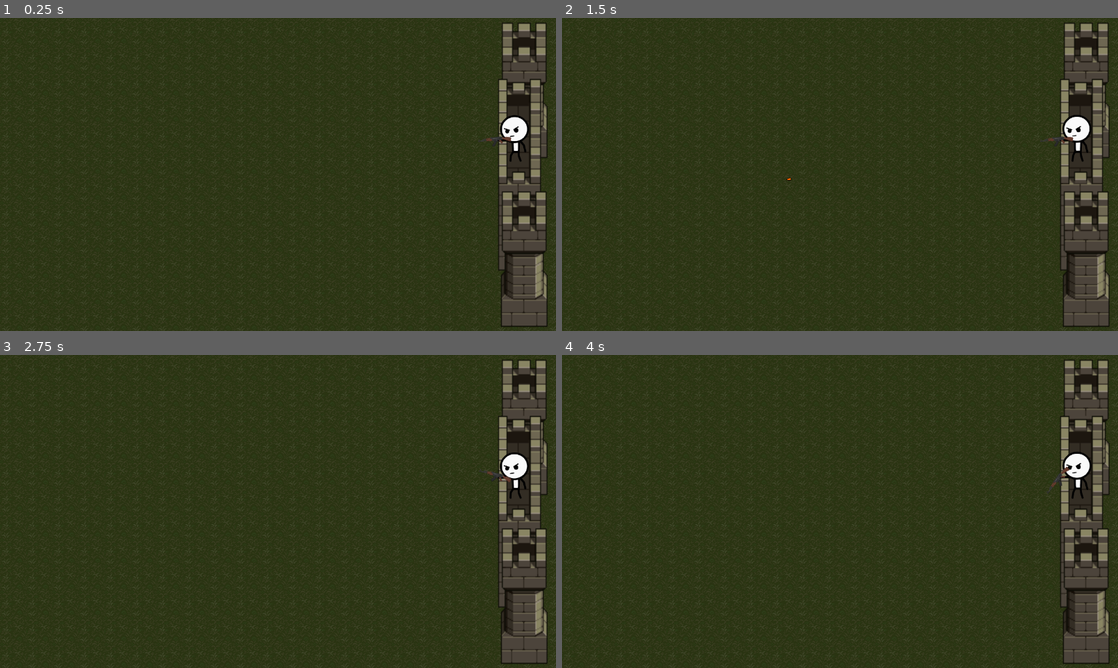
Above: before the commit, frames 1-4 (two rows, left to right).
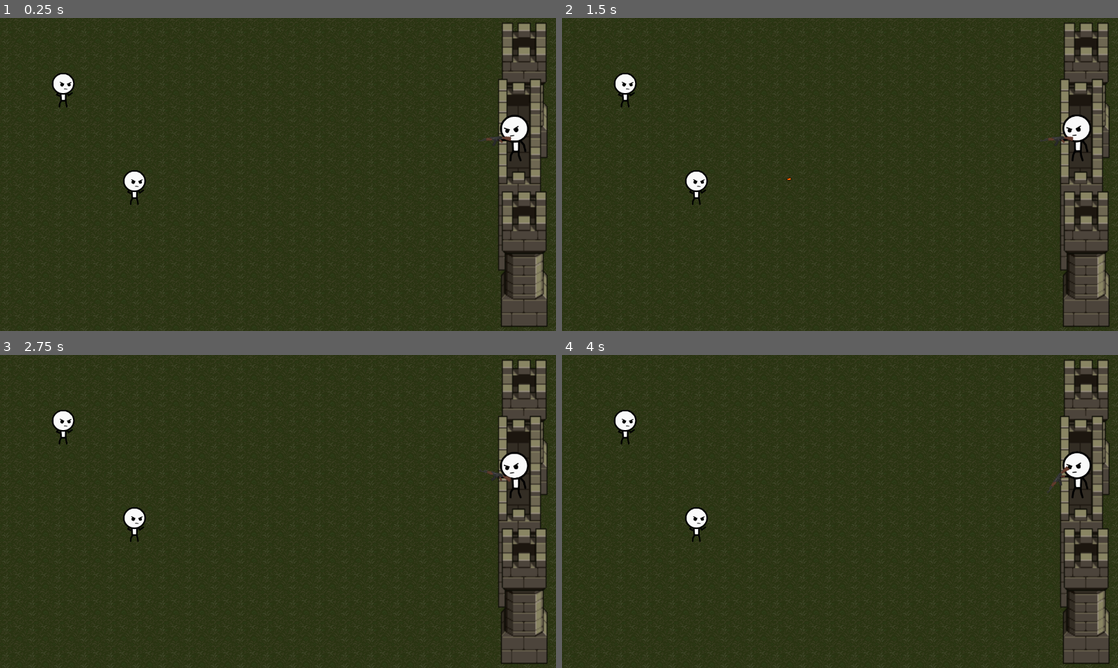
Above: after the commit, the same moments.

Repository: J-R2/stickman_fortress
Game: Godot game, scene res://scenes/main.tscn
The game is run twice, just before and just after one commit, with the same random seed, the same clock (stepped at 60 frames per second) and the same inputs. The project has no main scene, so this scene is started directly.
Inputs (mouse positions are in pixels of both pictures, inside the frame that each line leads up to):
- Up to frame 1 (0.25 s): no input
- Up to frame 2 (1.5 s): tap Enter at 0.5 s; move the mouse to (962, 158) at 0.52 s; click (962, 158) at 0.6 s; move the mouse to (728, 190) at 1.27 s; click (728, 190) at 1.35 s
- Up to frame 3 (2.75 s): move the mouse to (333, 442) at 2.02 s; click (333, 442) at 2.1 s
- Up to frame 4 (4 s): move the mouse to (812, 574) at 2.77 s; click (812, 574) at 2.85 s; move the mouse to (1006, 558) at 3.52 s; click (1006, 558) at 3.6 s

The runs differ from the first frame. In frame 1, 0.6% of the frame differs, in the area x 9-95%, y 17-60%; in frame 2, 0.6%; in frame 3, 0.6%; in frame 4, 0.6%.

Commit message:
started working on enemy scene

Diff:
--- /dev/null
+++ b/scenes/enemy_scene/enemy.tscn
@@ -0,0 +1,277 @@
+[gd_scene load_steps=40 format=3 uid="uid://bcqm2s3iftpo4"]
+
+[ext_resource type="Texture2D" uid="uid://cmj0g63kda5mu" path="res://scenes/enemy_scene/art/enemy_death.png" id="1_5mwgy"]
+[ext_resource type="Texture2D" uid="uid://rvyb8gq3j4a7" path="res://scenes/enemy_scene/art/enemy_hit.png" id="2_y2k3s"]
+[ext_resource type="Texture2D" uid="uid://dcmh5mtv6qovg" path="res://scenes/enemy_scene/art/enemy_idle.png" id="3_4a76o"]
+[ext_resource type="Texture2D" uid="uid://dt0atbq4nyv7s" path="res://scenes/enemy_scene/art/enemy_run.png" id="4_kl0b3"]
+
+[sub_resource type="AtlasTexture" id="AtlasTexture_6v3ar"]
+atlas = ExtResource("1_5mwgy")
+region = Rect2(0, 0, 512, 512)
+
+[sub_resource type="AtlasTexture" id="AtlasTexture_g2mp4"]
+atlas = ExtResource("1_5mwgy")
+region = Rect2(512, 0, 512, 512)
+
+[sub_resource type="AtlasTexture" id="AtlasTexture_dj4b2"]
+atlas = ExtResource("1_5mwgy")
+region = Rect2(1024, 0, 512, 512)
+
+[sub_resource type="AtlasTexture" id="AtlasTexture_c0efy"]
+atlas = ExtResource("1_5mwgy")
+region = Rect2(1536, 0, 512, 512)
+
+[sub_resource type="AtlasTexture" id="AtlasTexture_g23jo"]
+atlas = ExtResource("1_5mwgy")
+region = Rect2(2048, 0, 512, 512)
+
+[sub_resource type="AtlasTexture" id="AtlasTexture_f53rm"]
+atlas = ExtResource("1_5mwgy")
+region = Rect2(2560, 0, 512, 512)
+
+[sub_resource type="AtlasTexture" id="AtlasTexture_k4eh2"]
+atlas = ExtResource("1_5mwgy")
+region = Rect2(3072, 0, 512, 512)
+
+[sub_resource type="AtlasTexture" id="AtlasTexture_giuxb"]
+atlas = ExtResource("1_5mwgy")
+region = Rect2(3584, 0, 512, 512)
+
+[sub_resource type="AtlasTexture" id="AtlasTexture_er3ei"]
+atlas = ExtResource("1_5mwgy")
+region = Rect2(4096, 0, 512, 512)
+
+[sub_resource type="AtlasTexture" id="AtlasTexture_rdsig"]
+atlas = ExtResource("1_5mwgy")
+region = Rect2(4608, 0, 512, 512)
+
+[sub_resource type="AtlasTexture" id="AtlasTexture_n3mfd"]
+atlas = ExtResource("2_y2k3s")
+region = Rect2(1536, 0, 512, 512)
+
+[sub_resource type="AtlasTexture" id="AtlasTexture_qmcft"]
+atlas = ExtResource("2_y2k3s")
+region = Rect2(1024, 0, 512, 512)
+
+[sub_resource type="AtlasTexture" id="AtlasTexture_wv2s8"]
+atlas = ExtResource("2_y2k3s")
+region = Rect2(512, 0, 512, 512)
+
+[sub_resource type="AtlasTexture" id="AtlasTexture_sntmu"]
+atlas = ExtResource("2_y2k3s")
+region = Rect2(0, 0, 512, 512)
+
+[sub_resource type="AtlasTexture" id="AtlasTexture_ui8wg"]
+atlas = ExtResource("2_y2k3s")
+region = Rect2(512, 0, 512, 512)
+
+[sub_resource type="AtlasTexture" id="AtlasTexture_vecme"]
+atlas = ExtResource("2_y2k3s")
+region = Rect2(1024, 0, 512, 512)
+
+[sub_resource type="AtlasTexture" id="AtlasTexture_rquph"]
+atlas = ExtResource("2_y2k3s")
+region = Rect2(1536, 0, 512, 512)
+
+[sub_resource type="AtlasTexture" id="AtlasTexture_oeda1"]
+atlas = ExtResource("3_4a76o")
+region = Rect2(0, 0, 512, 512)
+
+[sub_resource type="AtlasTexture" id="AtlasTexture_up6a2"]
+atlas = ExtResource("3_4a76o")
+region = Rect2(512, 0, 512, 512)
+
+[sub_resource type="AtlasTexture" id="AtlasTexture_p38v1"]
+atlas = ExtResource("3_4a76o")
+region = Rect2(1024, 0, 512, 512)
+
+[sub_resource type="AtlasTexture" id="AtlasTexture_abpm6"]
+atlas = ExtResource("3_4a76o")
+region = Rect2(1536, 0, 512, 512)
+
+[sub_resource type="AtlasTexture" id="AtlasTexture_2q5o2"]
+atlas = ExtResource("3_4a76o")
+region = Rect2(2048, 0, 512, 512)
+
+[sub_resource type="AtlasTexture" id="AtlasTexture_677cn"]
+atlas = ExtResource("3_4a76o")
+region = Rect2(2560, 0, 512, 512)
+
+[sub_resource type="AtlasTexture" id="AtlasTexture_214b4"]
+atlas = ExtResource("3_4a76o")
+region = Rect2(3072, 0, 512, 512)
+
+[sub_resource type="AtlasTexture" id="AtlasTexture_i5mlx"]
+atlas = ExtResource("3_4a76o")
+region = Rect2(3584, 0, 512, 512)
+
+[sub_resource type="AtlasTexture" id="AtlasTexture_qx21f"]
+atlas = ExtResource("4_kl0b3")
+region = Rect2(0, 0, 512, 512)
+
+[sub_resource type="AtlasTexture" id="AtlasTexture_6xu7r"]
+atlas = ExtResource("4_kl0b3")
+region = Rect2(512, 0, 512, 512)
+
+[sub_resource type="AtlasTexture" id="AtlasTexture_5cy2e"]
+atlas = ExtResource("4_kl0b3")
+region = Rect2(1024, 0, 512, 512)
+
+[sub_resource type="AtlasTexture" id="AtlasTexture_uyxw6"]
+atlas = ExtResource("4_kl0b3")
+region = Rect2(1536, 0, 512, 512)
+
+[sub_resource type="AtlasTexture" id="AtlasTexture_bipnl"]
+atlas = ExtResource("4_kl0b3")
+region = Rect2(2048, 0, 512, 512)
+
+[sub_resource type="AtlasTexture" id="AtlasTexture_q3htu"]
+atlas = ExtResource("4_kl0b3")
+region = Rect2(2560, 0, 512, 512)
+
+[sub_resource type="AtlasTexture" id="AtlasTexture_7e42s"]
+atlas = ExtResource("4_kl0b3")
+region = Rect2(3072, 0, 512, 512)
+
+[sub_resource type="AtlasTexture" id="AtlasTexture_4b7b6"]
+atlas = ExtResource("4_kl0b3")
+region = Rect2(3584, 0, 512, 512)
+
+[sub_resource type="SpriteFrames" id="SpriteFrames_x43y1"]
+animations = [{
+"frames": [{
+"duration": 1.0,
+"texture": SubResource("AtlasTexture_6v3ar")
+}, {
+"duration": 1.0,
+"texture": SubResource("AtlasTexture_g2mp4")
+}, {
+"duration": 1.0,
+"texture": SubResource("AtlasTexture_dj4b2")
+}, {
+"duration": 1.0,
+"texture": SubResource("AtlasTexture_c0efy")
+}, {
+"duration": 1.0,
+"texture": SubResource("AtlasTexture_g23jo")
+}, {
+"duration": 1.0,
+"texture": SubResource("AtlasTexture_f53rm")
+}, {
+"duration": 1.0,
+"texture": SubResource("AtlasTexture_k4eh2")
+}, {
+"duration": 1.0,
+"texture": SubResource("AtlasTexture_giuxb")
+}, {
+"duration": 1.0,
+"texture": SubResource("AtlasTexture_er3ei")
+}, {
+"duration": 1.0,
+"texture": SubResource("AtlasTexture_rdsig")
+}],
+"loop": false,
+"name": &"die",
+"speed": 10.0
+}, {
+"frames": [{
+"duration": 1.0,
+"texture": SubResource("AtlasTexture_n3mfd")
+}, {
+"duration": 1.0,
+"texture": SubResource("AtlasTexture_qmcft")
+}, {
+"duration": 1.0,
+"texture": SubResource("AtlasTexture_wv2s8")
+}, {
+"duration": 1.0,
+"texture": SubResource("AtlasTexture_sntmu")
+}, {
+"duration": 1.0,
+"texture": SubResource("AtlasTexture_ui8wg")
+}, {
+"duration": 1.0,
+"texture": SubResource("AtlasTexture_vecme")
+}, {
+"duration": 1.0,
+"texture": SubResource("AtlasTexture_rquph")
+}],
+"loop": false,
+"name": &"hurt",
+"speed": 15.0
+}, {
+"frames": [{
+"duration": 1.0,
+"texture": SubResource("AtlasTexture_oeda1")
+}, {
+"duration": 1.0,
+"texture": SubResource("AtlasTexture_up6a2")
+}, {
+"duration": 1.0,
+"texture": SubResource("AtlasTexture_p38v1")
+}, {
+"duration": 1.0,
+"texture": SubResource("AtlasTexture_abpm6")
+}, {
+"duration": 1.0,
+"texture": SubResource("AtlasTexture_2q5o2")
+}, {
+"duration": 1.0,
+"texture": SubResource("AtlasTexture_677cn")
+}, {
+"duration": 1.0,
+"texture": SubResource("AtlasTexture_214b4")
+}, {
+"duration": 1.0,
+"texture": SubResource("AtlasTexture_i5mlx")
+}],
+"loop": true,
+"name": &"idle",
+"speed": 10.0
+}, {
+"frames": [{
+"duration": 1.0,
+"texture": SubResource("AtlasTexture_qx21f")
+}, {
+"duration": 1.0,
+"texture": SubResource("AtlasTexture_6xu7r")
+}, {
+"duration": 1.0,
+"texture": SubResource("AtlasTexture_5cy2e")
+}, {
+"duration": 1.0,
+"texture": SubResource("AtlasTexture_uyxw6")
+}, {
+"duration": 1.0,
+"texture": SubResource("AtlasTexture_bipnl")
+}, {
+"duration": 1.0,
+"texture": SubResource("AtlasTexture_q3htu")
+}, {
+"duration": 1.0,
+"texture": SubResource("AtlasTexture_7e42s")
+}, {
+"duration": 1.0,
+"texture": SubResource("AtlasTexture_4b7b6")
+}],
+"loop": true,
+"name": &"run",
+"speed": 10.0
+}]
+
+[sub_resource type="RectangleShape2D" id="RectangleShape2D_80db7"]
+size = Vector2(49, 72)
+
+[node name="Enemy" type="Area2D"]
+
+[node name="AnimatedSprite2D" type="AnimatedSprite2D" parent="."]
+position = Vector2(0, -62)
+scale = Vector2(0.5, 0.5)
+sprite_frames = SubResource("SpriteFrames_x43y1")
+animation = &"idle"
+frame_progress = 0.233176
+
+[node name="CollisionShape2D" type="CollisionShape2D" parent="."]
+position = Vector2(-0.5, -48)
+shape = SubResource("RectangleShape2D_80db7")
+debug_color = Color(0.877638, 0.318812, 0.328285, 0.42)
--- a/scenes/main.tscn
+++ b/scenes/main.tscn
@@ -1,8 +1,9 @@
-[gd_scene load_steps=4 format=3 uid="uid://d2do1t84bm7sj"]
+[gd_scene load_steps=5 format=3 uid="uid://d2do1t84bm7sj"]
 
 [ext_resource type="PackedScene" uid="uid://6j31lg2e3b53" path="res://scenes/tilemap_scene/tilemap.tscn" id="1_aim2n"]
 [ext_resource type="PackedScene" uid="uid://bewh608jl7318" path="res://scenes/tower_scene/tower.tscn" id="2_uexxp"]
 [ext_resource type="PackedScene" uid="uid://4hdf5t7j3efu" path="res://scenes/player_scene/player.tscn" id="3_owckq"]
+[ext_resource type="PackedScene" uid="uid://bcqm2s3iftpo4" path="res://scenes/enemy_scene/enemy.tscn" id="4_4idht"]
 
 [node name="Main" type="Node2D"]
 
@@ -12,5 +13,11 @@
 position = Vector2(1209, 351)
 
 [node name="Player" parent="." instance=ExtResource("3_owckq")]
-position = Vector2(1185, 331)
+position = Vector2(1185, 330)
 scale = Vector2(-1, 1)
+
+[node name="Enemy" parent="." instance=ExtResource("4_4idht")]
+position = Vector2(147, 206)
+
+[node name="Enemy2" parent="." instance=ExtResource("4_4idht")]
+position = Vector2(311, 430)
Binary file added: scenes/enemy_scene/art/enemy_death.png
Not shown, added: scenes/enemy_scene/art/enemy_death.png.import
Binary file added: scenes/enemy_scene/art/enemy_hit.png
Not shown, added: scenes/enemy_scene/art/enemy_hit.png.import
Binary file added: scenes/enemy_scene/art/enemy_idle.png
Not shown, added: scenes/enemy_scene/art/enemy_idle.png.import
Binary file added: scenes/enemy_scene/art/enemy_run.png
Not shown, added: scenes/enemy_scene/art/enemy_run.png.import
